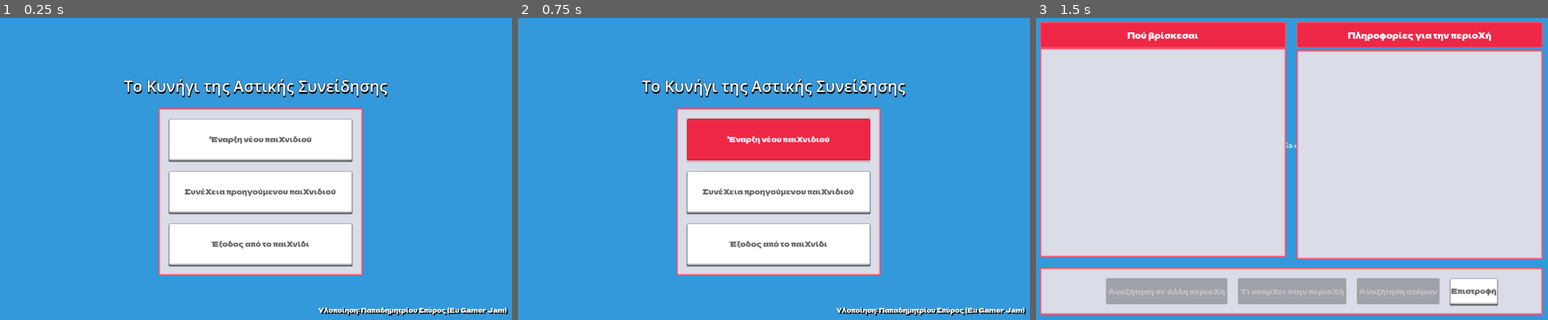
Above: before the commit, frames 1-3 (left to right).
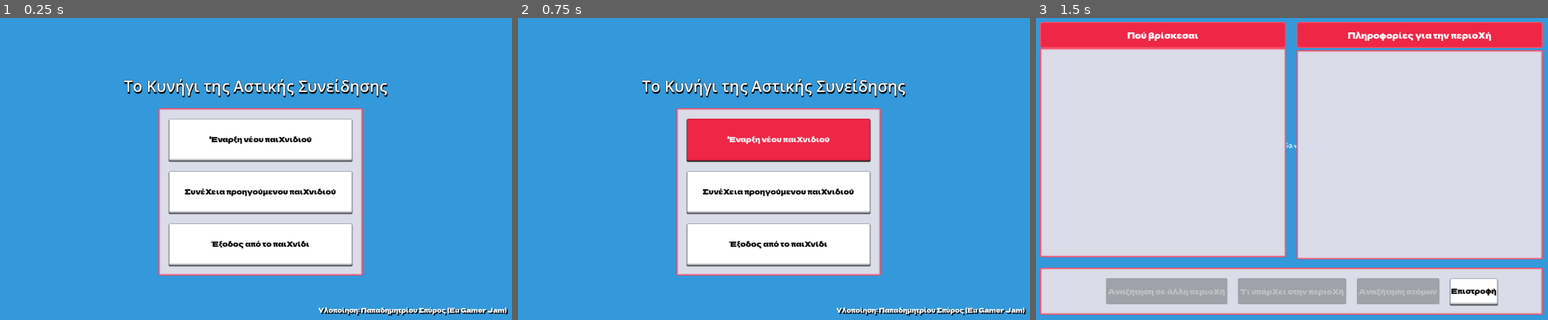
Above: after the commit, the same moments.

Repository: spyros-papadimitriou/citizenship-godot
Game: Godot game, scene res://scenes/MainMenuScene.tscn
Same seed, same stepped clock (60 frames per second), same inputs: the game is played once before the commit and once after it.
Inputs:
- Up to frame 1 (0.25 s): no input
- Up to frame 2 (0.75 s): click "'Εναρξη νέου παιχνιδιού" at 0.5 s
- Up to frame 3 (1.5 s): click "Συνέχεια προηγούμενου παιχνιδ…" at 1.25 s

The runs differ from the first frame. In frame 1, 0.8% of the frame differs, in the area x 36-66%, y 39-77%; in frame 2, 0.8%, in the area x 32-69%, y 33-77%; in frame 3, 0.1%.
Error in both runs: Invalid access to property or key 'id' on a base object of type 'Nil'. (res://scenes/Communicator.gd:197)

Commit message:
Update candidate locations popup

Diff:
--- a/project.godot
+++ b/project.godot
@@ -36,4 +36,5 @@
 
 [rendering]
 
+renderer/rendering_method="gl_compatibility"
 environment/defaults/default_clear_color=Color(0.2, 0.6, 0.854902, 1)
--- a/scenes/CandidateLocationScene.gd
+++ b/scenes/CandidateLocationScene.gd
@@ -1,4 +1,4 @@
-extends Node2D
+extends Control
 
 signal location_selected(location)
 
--- a/scenes/CandidateLocationScene.tscn
+++ b/scenes/CandidateLocationScene.tscn
@@ -1,15 +1,18 @@
 [gd_scene load_steps=3 format=3 uid="uid://ctba7q3khthy5"]
 
 [ext_resource type="Script" path="res://scenes/CandidateLocationScene.gd" id="1"]
-[ext_resource type="FontFile" path="res://assets/fonts/regular.tres" id="2"]
+[ext_resource type="Theme" uid="uid://cd8yqy8uogmvo" path="res://themes/RedTheme.tres" id="2_rcxuh"]
 
-[node name="CandidateLocationScene" type="Node2D"]
+[node name="CandidateLocationScene" type="Control"]
+custom_minimum_size = Vector2(200, 50)
+layout_mode = 3
+anchors_preset = 0
 script = ExtResource("1")
 
 [node name="Button" type="Button" parent="."]
-custom_minimum_size = Vector2(200, 50)
+custom_minimum_size = Vector2(260, 50)
 offset_right = 12.0
 offset_bottom = 20.0
-theme_override_fonts/font = ExtResource("2")
+theme = ExtResource("2_rcxuh")
 
 [connection signal="pressed" from="Button" to="." method="_on_Button_pressed"]
--- a/scenes/InGame.gd
+++ b/scenes/InGame.gd
@@ -12,6 +12,7 @@
 
 @onready var popup_facilities = $PopupFacilities
 @onready var popup_candidate_locations = $PopupCandidateLocations
+@onready var candidate_locations_container = $PopupCandidateLocations/Panel/VBoxContainer
 @onready var popup_npc = $PopupNpc
 @onready var label_facility = $PopupNpc/LabelFacility
 @onready var label_npc = $PopupNpc/LabelNpc
@@ -50,7 +51,7 @@
 	var candidate_locations = get_tree().get_nodes_in_group(CANDIDATE_LOCATIONS_GROUP)
 	for cl in candidate_locations:
 		cl.remove_from_group(CANDIDATE_LOCATIONS_GROUP)
-		popup_candidate_locations.remove_child(cl)
+		candidate_locations_container.remove_child(cl)
 
 	create_title_text()
 	description.text = game_current_status.current_location.description
@@ -81,17 +82,16 @@
 
 		var candidate_location_scene_instance = candidate_location_scene.instantiate()
 		candidate_location_scene_instance.add_to_group(CANDIDATE_LOCATIONS_GROUP)
-		candidate_location_scene_instance.position = Vector2(position_x, (i - 1) * (50 + 10) + 80)
-		popup_candidate_locations.add_child(candidate_location_scene_instance)
+		#candidate_location_scene_instance.position = Vector2(position_x, (i - 1) * (50 + 10) + 80)
+		candidate_locations_container.add_child(candidate_location_scene_instance)
 		candidate_location_scene_instance.set_location(candidate_location)
 		candidate_location_scene_instance.connect("location_selected", Callable(self, "select_location"))
 	button_close_candidate_locations = Button.new()
-	button_close_candidate_locations.size = Vector2(200, 50)
 	button_close_candidate_locations.text = "Κλείσιμο"
+	button_close_candidate_locations.size = Vector2(260, 50)
 	button_close_candidate_locations.add_to_group(CANDIDATE_LOCATIONS_GROUP)
-	button_close_candidate_locations.position = Vector2(position_x, i * (50 + 10) + 80)
 	button_close_candidate_locations.connect("pressed", Callable(self, "_on_Button_CloseCandidateLocations_pressed"))
-	popup_candidate_locations.add_child(button_close_candidate_locations)
+	candidate_locations_container.add_child(button_close_candidate_locations)
 	popup_candidate_locations.size = Vector2(300, $PopupCandidateLocations/LabelCandidateLocations.size.y + i * (50 + 10) + 100)
 
 func _on_ButtonFacilities_pressed():
@@ -139,10 +139,12 @@
 	get_tree().change_scene_to_file("res://scenes/MainMenuScene.tscn")
 
 func _on_Button_CloseCandidateLocations_pressed():
+	button_candidate_locations.release_focus()
 	popup_candidate_locations.hide()
 	close_lightbox()
 
 func _on_Button_CloseFacilities_pressed():
+	button_facilities.release_focus()
 	popup_facilities.hide()
 	close_lightbox()
 
@@ -171,6 +173,7 @@
 		close_lightbox()
 
 func _on_popup_candidate_locations_popup_hide() -> void:
+	button_candidate_locations.release_focus()
 	close_lightbox()
 
 func _on_popup_npc_popup_hide() -> void:
--- a/scenes/InGame.tscn
+++ b/scenes/InGame.tscn
@@ -100,6 +100,7 @@
 
 [node name="HBoxContainer" type="HBoxContainer" parent="Panel"]
 custom_minimum_size = Vector2(960, 50)
+layout_mode = 0
 offset_left = 20.0
 offset_top = 20.0
 offset_right = 980.0
@@ -147,17 +148,32 @@
 autowrap_mode = 2
 
 [node name="PopupCandidateLocations" type="Popup" parent="."]
+transparent_bg = true
 initial_position = 1
-size = Vector2i(300, 100)
+size = Vector2i(350, 350)
 always_on_top = true
+transparent = true
+
+[node name="Panel" type="Panel" parent="PopupCandidateLocations"]
+custom_minimum_size = Vector2(300, 300)
+offset_top = 50.0
+offset_right = 300.0
+offset_bottom = 350.0
+theme = ExtResource("4_2yveg")
+
+[node name="VBoxContainer" type="VBoxContainer" parent="PopupCandidateLocations/Panel"]
+custom_minimum_size = Vector2(260, 260)
+offset_left = 20.0
+offset_top = 20.0
+offset_right = 280.0
+offset_bottom = 280.0
+theme_override_constants/separation = 20
 
 [node name="LabelCandidateLocations" type="Label" parent="PopupCandidateLocations"]
-custom_minimum_size = Vector2(200, 50)
-offset_left = 50.0
-offset_top = 25.0
-offset_right = 250.0
-offset_bottom = 75.0
-theme_override_fonts/font = ExtResource("4")
+custom_minimum_size = Vector2(300, 50)
+offset_right = 300.0
+offset_bottom = 50.0
+theme = ExtResource("4_wb2ru")
 text = "Άλλες περιοχές"
 horizontal_alignment = 1
 vertical_alignment = 1
--- a/themes/RedTheme.tres
+++ b/themes/RedTheme.tres
@@ -1,8 +1,23 @@
-[gd_resource type="Theme" load_steps=5 format=3 uid="uid://cd8yqy8uogmvo"]
+[gd_resource type="Theme" load_steps=7 format=3 uid="uid://cd8yqy8uogmvo"]
 
 [ext_resource type="FontFile" uid="uid://bn3phaemlcj3e" path="res://assets/fonts/DelaGothicOne-Regular.ttf" id="1_k7jji"]
 
-[sub_resource type="StyleBoxFlat" id="StyleBoxFlat_jtgsl"]
+[sub_resource type="StyleBoxFlat" id="StyleBoxFlat_f4ck6"]
+bg_color = Color(0.933333, 0.152941, 0.278431, 1)
+border_width_left = 2
+border_width_top = 2
+border_width_right = 2
+border_width_bottom = 4
+border_color = Color(0.842636, 0.112382, 0.240544, 1)
+border_blend = true
+corner_radius_top_left = 2
+corner_radius_top_right = 2
+corner_radius_bottom_right = 2
+corner_radius_bottom_left = 2
+shadow_size = 1
+shadow_offset = Vector2(0, 2)
+
+[sub_resource type="StyleBoxFlat" id="StyleBoxFlat_md6yb"]
 bg_color = Color(0.933333, 0.152941, 0.278431, 1)
 border_width_left = 2
 border_width_top = 2
@@ -32,6 +47,21 @@
 shadow_size = 1
 shadow_offset = Vector2(0, 2)
 
+[sub_resource type="StyleBoxFlat" id="StyleBoxFlat_p2teb"]
+bg_color = Color(0.933333, 0.152941, 0.278431, 1)
+border_width_left = 2
+border_width_top = 2
+border_width_right = 2
+border_width_bottom = 4
+border_color = Color(0.842636, 0.112382, 0.240544, 1)
+border_blend = true
+corner_radius_top_left = 2
+corner_radius_top_right = 2
+corner_radius_bottom_right = 2
+corner_radius_bottom_left = 2
+shadow_size = 1
+shadow_offset = Vector2(0, 2)
+
 [sub_resource type="StyleBoxFlat" id="StyleBoxFlat_y2fbv"]
 bg_color = Color(0.854902, 0.862745, 0.905882, 1)
 border_width_left = 4
@@ -48,10 +78,14 @@
 [resource]
 default_font = ExtResource("1_k7jji")
 default_font_size = 14
-Button/colors/font_color = Color(0.4, 0.4, 0.4, 1)
+Button/colors/font_color = Color(0.0235294, 0.0235294, 0.0235294, 1)
+Button/colors/font_focus_color = Color(0.0235294, 0.0235294, 0.0235294, 1)
+Button/colors/font_pressed_color = Color(0.0562916, 0.0562916, 0.0562916, 1)
 Button/fonts/font = ExtResource("1_k7jji")
-Button/styles/hover = SubResource("StyleBoxFlat_jtgsl")
+Button/styles/focus = SubResource("StyleBoxFlat_f4ck6")
+Button/styles/hover = SubResource("StyleBoxFlat_md6yb")
 Button/styles/normal = SubResource("StyleBoxFlat_4jh0u")
+Button/styles/pressed = SubResource("StyleBoxFlat_p2teb")
 Label/colors/font_color = Color(0, 0, 0, 1)
 Label/font_sizes/font_size = 14
 Label/fonts/font = ExtResource("1_k7jji")
